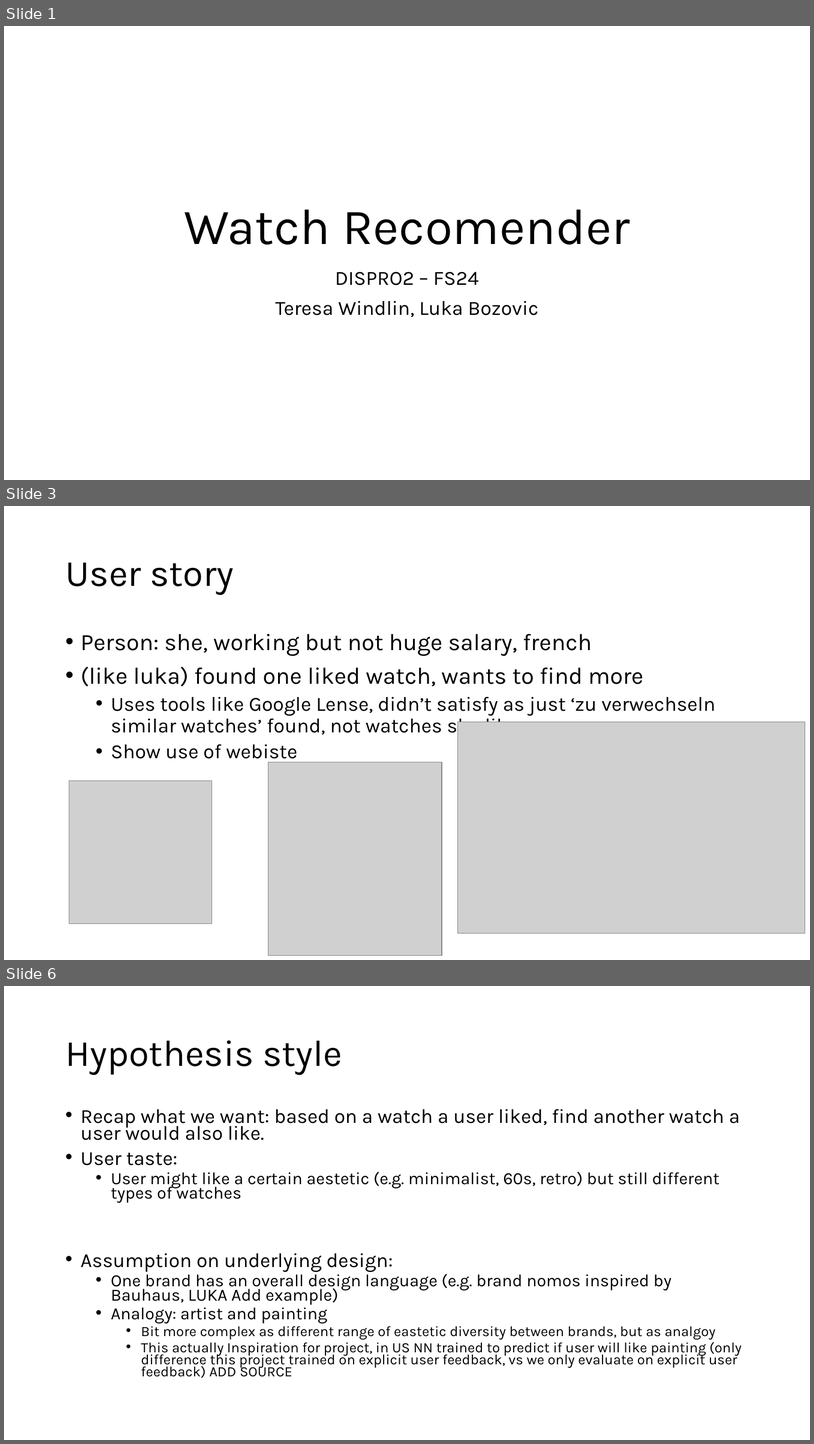
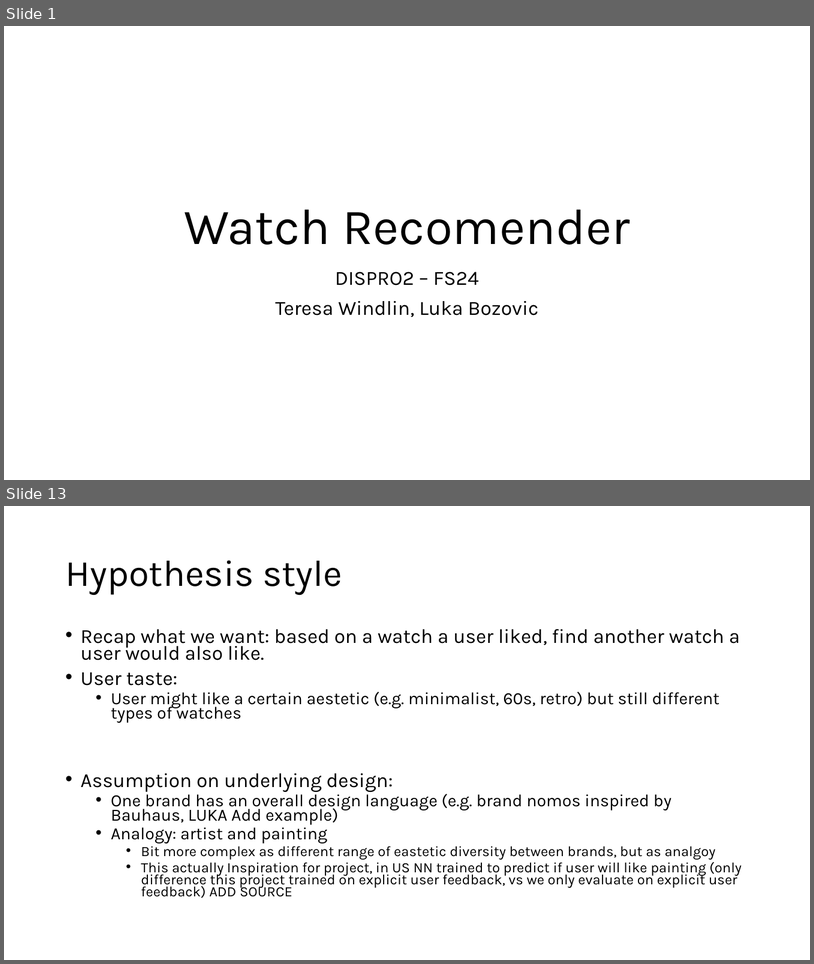
Before and after one commit to Luk-stud/Watch-recomender-DISPRO, a slide deck: Base_DISPRO Präsi.pptx. Shown one above the other, each under a label of ours: slides 1, 3 and 6 before the commit, slides 1 and 13 after it; the slides between them are not shown. The pictures are 814x1444 and 814x964 pixels, drawn with LibreOffice and Linux fonts; fonts in the diff are those of the drawing; grey boxes stand for pictures. Boxes give left, top, right and bottom in pixels: in the first picture for what was removed or moved away, otherwise in the second. Text is boxed around its words. In the diff, an @@ line names an element or a change of style, - is before the commit and + after.

```diff
--- a/Base_DISPRO Präsi.pptx
+++ b/Base_DISPRO Präsi.pptx
@@ slide 3 removed at [4, 506, 810, 960], background #FFFFFF @@
@@ title removed at [65, 562, 234, 595] @@
-User story
@@ text removed at [81, 634, 716, 763] @@
-• Person: she, working but not huge salary, french
-• (like luka) found one liked watch, wants to find more
-  • Uses tools like Google Lense, didn’t satisfy as just ‘zu verwechseln similar watches’ found, not watches she likes
-  • Show use of webiste
@@ picture removed at [458, 722, 806, 933] @@
@@ picture removed at [269, 762, 442, 955] @@
@@ picture removed at [69, 781, 212, 924] @@
@@ what was slide 6 is now slide 13 @@
```
Also in this commit, not shown: 3 slides changed, 8 slides added.
